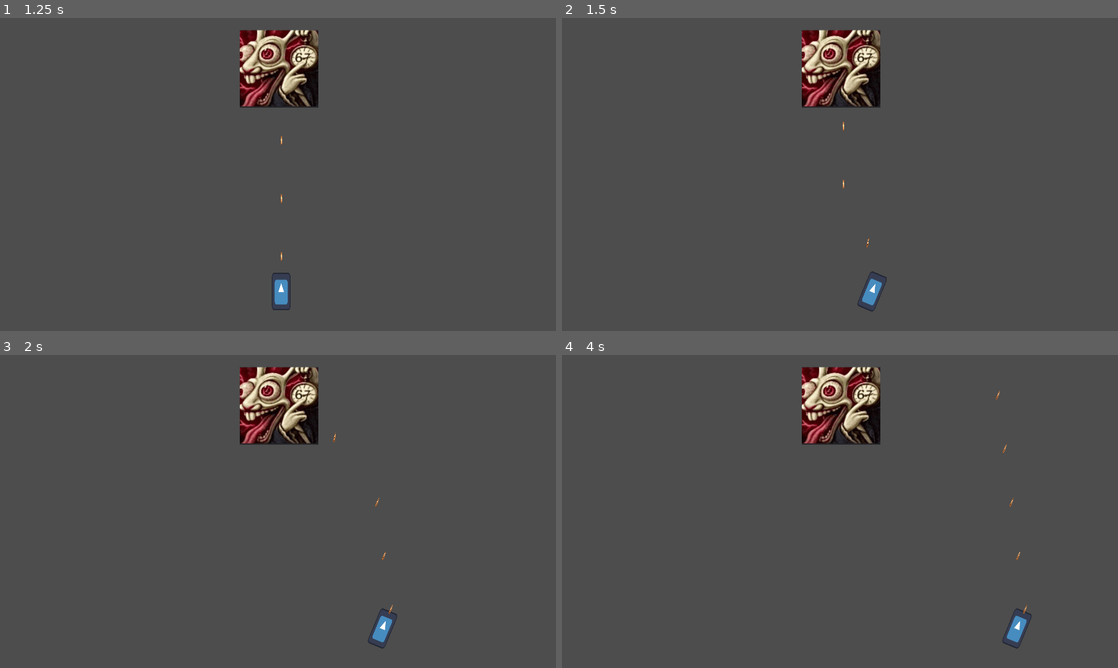
Above: before the commit, frames 1-4 (two rows, left to right).
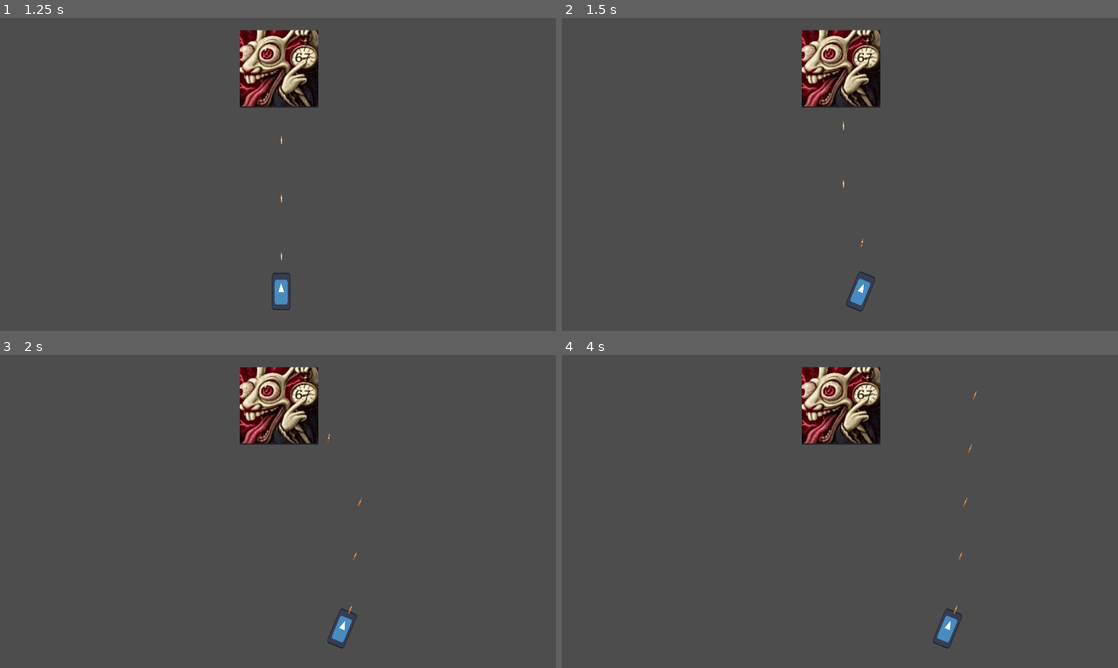
Above: after the commit, the same moments.

Repository: KopyB/TugasGIMPARTY13
Game: Godot game, scene res://scenes/main_menu.tscn
Same seed, same stepped clock (60 frames per second), same inputs: the game is played once before the commit and once after it. The engine's default icon, where the game draws it, is replaced by a stand-in: a white triangle on a blue panel in a dark square.
Inputs:
- Up to frame 1 (1.25 s): click "START" at 0.5 s
- Up to frame 2 (1.5 s): tap Enter at 1.25 s; hold Right (ui_right) from 1.28 s (still down)
- Up to frame 3 (2 s): keep holding Right (ui_right)
- Up to frame 4 (4 s): release Right (ui_right) at 2.03 s; hold Left (ui_left) 2.03-2.78 s; hold Right (ui_right) from 2.78 s (still down)

Frame 1 is identical in both runs. In frame 2, 0.4% of the frame differs, in the area x 51-59%, y 70-94%; in frame 3, 0.5%; in frame 4, 0.6%, in the area x 66-85%, y 11-94%.

Commit message:
feat more skill
feat: more skill added
refactor: some shit

Diff:
--- /dev/null
+++ b/scenes/LaserBeam.tscn
@@ -0,0 +1,22 @@
+[gd_scene load_steps=3 format=3 uid="uid://hfikht0ndhtf"]
+
+[ext_resource type="Script" uid="uid://b3q75qsg2r7cn" path="res://scripts/LaserBeam.gd" id="1_tuomb"]
+
+[sub_resource type="RectangleShape2D" id="RectangleShape2D_1nnux"]
+size = Vector2(32, 410)
+
+[node name="LaserBeam" type="Area2D"]
+script = ExtResource("1_tuomb")
+
+[node name="CollisionShape2D" type="CollisionShape2D" parent="."]
+position = Vector2(0, -205)
+shape = SubResource("RectangleShape2D_1nnux")
+
+[node name="ColorRect" type="ColorRect" parent="."]
+offset_left = -16.0
+offset_top = -409.0
+offset_right = 16.0
+color = Color(0.63411003, 0.1311, 0.69, 1)
+
+[node name="AnimatedSprite2D" type="AnimatedSprite2D" parent="."]
+visible = false
--- a/scenes/dummy.tscn
+++ b/scenes/dummy.tscn
@@ -6,7 +6,7 @@
 [sub_resource type="RectangleShape2D" id="RectangleShape2D_xmspm"]
 size = Vector2(269, 266)
 
-[node name="Dummy" type="StaticBody2D"]
+[node name="Dummy" type="StaticBody2D" groups=["enemies"]]
 script = ExtResource("1_k5f3b")
 
 [node name="CollisionShape2D" type="CollisionShape2D" parent="."]
--- a/scenes/main.tscn
+++ b/scenes/main.tscn
@@ -1,8 +1,8 @@
 [gd_scene load_steps=6 format=3 uid="uid://c3fmrec3ntaaj"]
 
 [ext_resource type="PackedScene" uid="uid://fujugshyvkm6" path="res://scenes/player.tscn" id="1_jyhfs"]
-[ext_resource type="Script" uid="uid://rqegf05s37d6" path="res://scenes/enemy_spawner.gd" id="4_jyhfs"]
-[ext_resource type="Script" uid="uid://bn0herctfm110" path="res://scenes/background_atmosphere.gd" id="4_tefeu"]
+[ext_resource type="Script" uid="uid://rqegf05s37d6" path="res://scripts/enemy_spawner.gd" id="4_jyhfs"]
+[ext_resource type="Script" uid="uid://bn0herctfm110" path="res://scripts/background_atmosphere.gd" id="4_tefeu"]
 [ext_resource type="PackedScene" uid="uid://b8qv1r8ggddgm" path="res://scenes/pause_menu.tscn" id="5_tbgi4"]
 
 [sub_resource type="RectangleShape2D" id="RectangleShape2D_h2yge"]
--- a/scenes/power_up.gd
+++ /dev/null
@@ -1,18 +0,0 @@
-extends Area2D
-
-var speed = 150
-
-func _process(delta):
-	position.y += speed * delta # Bergerak turun agar bisa dikejar player
-
-# Hubungkan sinyal "body_entered" milik Area2D ini ke script ini
-func _on_body_entered(body):
-	# Cek apakah yang nabrak adalah Player (nama class atau nama node)
-	# Pastikan script player punya nama class, atau cek nama node "CharacterBody2D"
-	if body.name == "CharacterBody2D" or body.has_method("activate_multishot"):
-		body.activate_multishot() # Panggil fungsi di player
-		queue_free() # Hapus bola ini
-
-# Opsional: Hapus jika keluar layar (gunakan VisibleOnScreenNotifier2D seperti peluru)
-func _on_visible_on_screen_notifier_2d_screen_exited():
-	queue_free()
--- a/scenes/power_up.tscn
+++ b/scenes/power_up.tscn
@@ -1,6 +1,6 @@
 [gd_scene load_steps=4 format=3 uid="uid://be3gkgd4sqjkq"]
 
-[ext_resource type="Script" uid="uid://c1pmd2ba1da73" path="res://scenes/power_up.gd" id="1_ig136"]
+[ext_resource type="Script" uid="uid://c1pmd2ba1da73" path="res://scripts/power_up.gd" id="1_ig136"]
 [ext_resource type="Texture2D" uid="uid://co6gltq7i0ppk" path="res://assets/art/i hate ziggger.jpg" id="1_j7my0"]
 
 [sub_resource type="RectangleShape2D" id="RectangleShape2D_ig136"]
--- /dev/null
+++ b/scripts/LaserBeam.gd
@@ -0,0 +1,23 @@
+extends Area2D
+
+# Logika DPS:
+# Misal Artillery DPS = 30. Maka Kraken = 20.
+# Kita akan beri damage setiap 0.1 detik.
+# Berarti damage per tick = 2. (2 damage * 10 tick/detik = 20 DPS)
+
+var damage_per_tick = 30
+var tick_timer = 0.0
+
+func _process(delta):
+	# Timer manual untuk memberi damage per 0.1 detik
+	tick_timer += delta
+	if tick_timer >= 0.1:
+		tick_timer = 0.0
+		apply_damage()
+
+func apply_damage():
+	# Ambil semua body yang sedang menyentuh area laser ini
+	var bodies = get_overlapping_bodies()
+	for body in bodies:
+		if body.has_method("take_damage"):
+			body.take_damage(damage_per_tick)
--- a/scripts/character_body_2d.gd
+++ b/scripts/character_body_2d.gd
@@ -1,30 +1,140 @@
 extends CharacterBody2D
 
 var target_position : Vector2
-const SPEED = 500.0
+# VARIABEL MOVEMENT
 var rotation_speed = 2
 var rotation_direction = 0
+var normal_speed = 300.0
+var current_speed = normal_speed
+
+# VARIABEL STATUS POWER-UP
+var has_shield = false
+var is_multishot_active = false
+var is_artillery_active = false # Tembakan cepat/banyak
+var has_second_wind = false
+var laser_scene = preload("res://scenes/LaserBeam.tscn")
+var active_laser_node = null
 
 var bullet_scene = preload("res://scenes/bulletplayer.tscn")
-var is_multishot_active = false
-var multishot_timer = null # Kita akan buat timer via kode
+@onready var shoot_timer = $Timer
 
+
+# Fungsi utama yang dipanggil oleh bola PowerUp
+func apply_powerup(type):
+	# PowerUp.gd harus bisa diakses, atau kita pakai angka integer 0-3
+	# 0: SHIELD, 1: MULTISHOT, 2: ARTILLERY, 3: SPEED
+
+	print("Dapat PowerUp Tipe: ", type)
+
+	match type:
+		0: # SHIELD
+			activate_shield()
+		1: # MULTISHOT
+			activate_multishot()
+		2: # ARTILLERY BURST
+			activate_artillery()
+		3: # SPEED
+			activate_speed()
+		4: # KRAKEN SLAYER
+			activate_kraken()
+		5: # SECOND WIND
+			activate_second_wind()
+
+# --- LOGIKA 1: SHIELD ---
+func activate_shield():
+	has_shield = true
+	modulate = Color(0.5, 0.5, 1, 1) # Ubah warna player jadi kebiruan (visual)
+	print("Shield Aktif!")
+
+# --- LOGIKA 2: MULTISHOT (Sudah Anda punya) ---
 func activate_multishot():
-	print("Multishot Aktif!")
 	is_multishot_active = true
+	await get_tree().create_timer(7.0).timeout # Durasi 7 detik
+	is_multishot_active = false
 
-	# Reset timer jika ambil bola lagi saat skill masih aktif
-	if multishot_timer:
-		multishot_timer.time_left = 7.0
-	else:
-		# Buat timer baru sementara (One Shot)
-		multishot_timer = get_tree().create_timer(7.0)
-		await multishot_timer.timeout
+# --- LOGIKA 3: ARTILLERY (Burst/Fast Fire) ---
+func activate_artillery():
+	is_artillery_active = true
+	shoot_timer.wait_time = 0.1 # Tembak jadi ngebut banget (0.1 detik)
 
-		# Setelah 7 detik:
-		is_multishot_active = false
-		multishot_timer = null
-		print("Multishot Habis.")
+	await get_tree().create_timer(5.0).timeout # Durasi 5 detik
+
+	is_artillery_active = false
+	shoot_timer.wait_time = 0.2 # Balikin ke speed tembak normal (sesuaikan angka ini)
+
+# --- LOGIKA 4: SPEED (Movement) ---
+func activate_speed():
+	current_speed = 800.0
+	rotation_speed = 6
+
+	await get_tree().create_timer(5.0).timeout # Durasi 5 detik
+
+	current_speed = normal_speed # Balik normal
+	rotation_speed = 2
+
+	# --- LOGIKA BARU: KRAKEN SLAYER (LASER) ---
+func activate_kraken():
+	print("KRAKEN RELEASED!")
+
+	# Jika laser belum ada, buat baru
+	if active_laser_node == null:
+		active_laser_node = laser_scene.instantiate()
+		# Tempelkan laser sebagai ANAK Player, agar ikut bergerak
+		add_child(active_laser_node)
+		# Posisikan di titik tembak (sedikit ke atas)
+		active_laser_node.position = Vector2(0, -50)
+
+	# Durasi Laser X detik (misal 5 detik)
+	await get_tree().create_timer(5.0).timeout
+
+	# Hapus Laser setelah durasi habis
+	if active_laser_node != null:
+		active_laser_node.queue_free()
+		active_laser_node = null
+		print("Kraken selesai.")
+
+# --- LOGIKA BARU: SECOND WIND (REVIVE) ---
+func activate_second_wind():
+	has_second_wind = true
+	print("Second Wind Ready! (Nyawa cadangan aktif)")
+	# Opsional: Tambahkan visual effect (misal aura putih)
+
+# --- FUNGSI MENERIMA DAMAGE & MATI ---
+# Pastikan logika mati Anda ada di fungsi ini
+func take_damage_player():
+	# 1. Cek Shield dulu
+	if has_shield:
+		has_shield = false
+		modulate = Color(1, 1, 1, 1)
+		print("Shield Pecah!")
+		return # Keluar, jangan lanjut ke logika mati
+
+	# 2. Jika tidak ada shield, cek apakah harusnya mati?
+	# Anggap ini fungsi dipanggil saat HP habis atau sekali tabrak mati
+
+	# --- LOGIKA REVIVE DI SINI ---
+	if has_second_wind:
+		trigger_shockwave() # Ledakkan semua musuh
+		has_second_wind = false # Pakai nyawa cadangannya
+		print("SECOND WIND ACTIVATED! Player bangkit kembali!")
+		return # JANGAN MATI
+
+	# 3. Jika tidak ada shield & tidak ada second wind -> MATI
+	game_over()
+
+func game_over():
+	print("Game Over")
+	get_tree().reload_current_scene()
+
+func trigger_shockwave():
+	# Efek visual (opsional, misal flash layar)
+	modulate = Color(10, 10, 10, 1) # Flash putih terang
+	var tween = create_tween()
+	tween.tween_property(self, "modulate", Color.WHITE, 0.5) # Fade balik ke normal
+
+	# LOGIKA MEMBUNUH SEMUA MUSUH
+	# Kita panggil grup "enemies" yang sudah kita buat di Langkah 1
+	get_tree().call_group("enemies", "take_damage", 9999)
 
 func _ready():
 	target_position = global_position # Store initial position as center
@@ -33,7 +143,7 @@
 func _physics_process(delta: float) -> void:
 	var direction := Input.get_axis("ui_left", "ui_right")
 	if direction:
-		velocity.x = direction * SPEED
+		velocity.x = direction * current_speed
 		move_and_slide()
 	else:
 		var direction_to_center = (target_position - global_position).normalized()
@@ -73,6 +183,9 @@
 		spawn_bullet(-15) # -15 derajat
 		spawn_bullet(0)   # Lurus
 		spawn_bullet(15)  # +15 derajat
+	elif is_artillery_active:
+		# Artillery mungkin menembak lurus tapi banyak/cepat
+		spawn_bullet(0)
 	else:
 		# Tembak 1 peluru normal
 		spawn_bullet(0)
--- a/scripts/dummy.gd
+++ b/scripts/dummy.gd
@@ -20,14 +20,12 @@
 		print("Dummy died")
 
 func spawn_powerup_chance():
-	# LAMA: if randf() <= 0.3:
-
-	# BARU (Gunakan ini sementara untuk test):
-	if randf() <= 1.0:
-		print("Mencoba spawn powerup...") # Debug print
+	if randf() <= 0.9:
 		var powerup = powerup_scene.instantiate()
 		powerup.global_position = global_position
 
-		# Kita gunakan 'get_tree().current_scene' agar lebih aman
-		# daripada 'get_parent()', untuk memastikan bola masuk ke World utama
+		# Random angka acak 0 sampai 5
+		var random_type = randi() % 6
+		powerup.current_type = random_type
+
 		get_tree().current_scene.call_deferred("add_child", powerup)
--- /dev/null
+++ b/scripts/power_up.gd
@@ -0,0 +1,36 @@
+extends Area2D
+
+# Daftar tipe power-up sesuai tabel Anda
+enum Type {SHIELD, MULTISHOT, ARTILLERY, SPEED, KRAKEN, SECOND_WIND}
+
+# Variabel untuk menyimpan tipe bola ini (Default Multishot)
+var current_type = Type.MULTISHOT
+
+func _ready():
+	# Ubah warna bola berdasarkan tipe agar pemain tahu
+	match current_type:
+		Type.SHIELD:
+			modulate = Color.CYAN # Biru Muda
+		Type.MULTISHOT:
+			modulate = Color.YELLOW # Kuning
+		Type.ARTILLERY:
+			modulate = Color.RED # Merah
+		Type.SPEED:
+			modulate = Color.GREEN # Hijau
+		Type.KRAKEN:
+			modulate = Color.PURPLE # Ungu untuk Laser
+		Type.SECOND_WIND:
+			modulate = Color.WHITE # Putih suci untuk Revive
+
+func _process(delta):
+	position.y += 150 * delta # Kecepatan jatuh
+
+func _on_body_entered(body):
+	# Cek apakah player punya fungsi untuk menerima powerup
+	if body.has_method("apply_powerup"):
+		# Kirim tipe power-up ini ke player
+		body.apply_powerup(current_type)
+		queue_free()
+
+func _on_visible_on_screen_notifier_2d_screen_exited():
+	queue_free()
Not shown, added: scripts/LaserBeam.gd.uid
Renamed: scenes/background_atmosphere.gd -> scripts/background_atmosphere.gd
Renamed: scenes/background_atmosphere.gd.uid -> scripts/background_atmosphere.gd.uid
Renamed: scenes/enemy_spawner.gd -> scripts/enemy_spawner.gd
Renamed: scenes/enemy_spawner.gd.uid -> scripts/enemy_spawner.gd.uid
Renamed: scenes/power_up.gd.uid -> scripts/power_up.gd.uid
